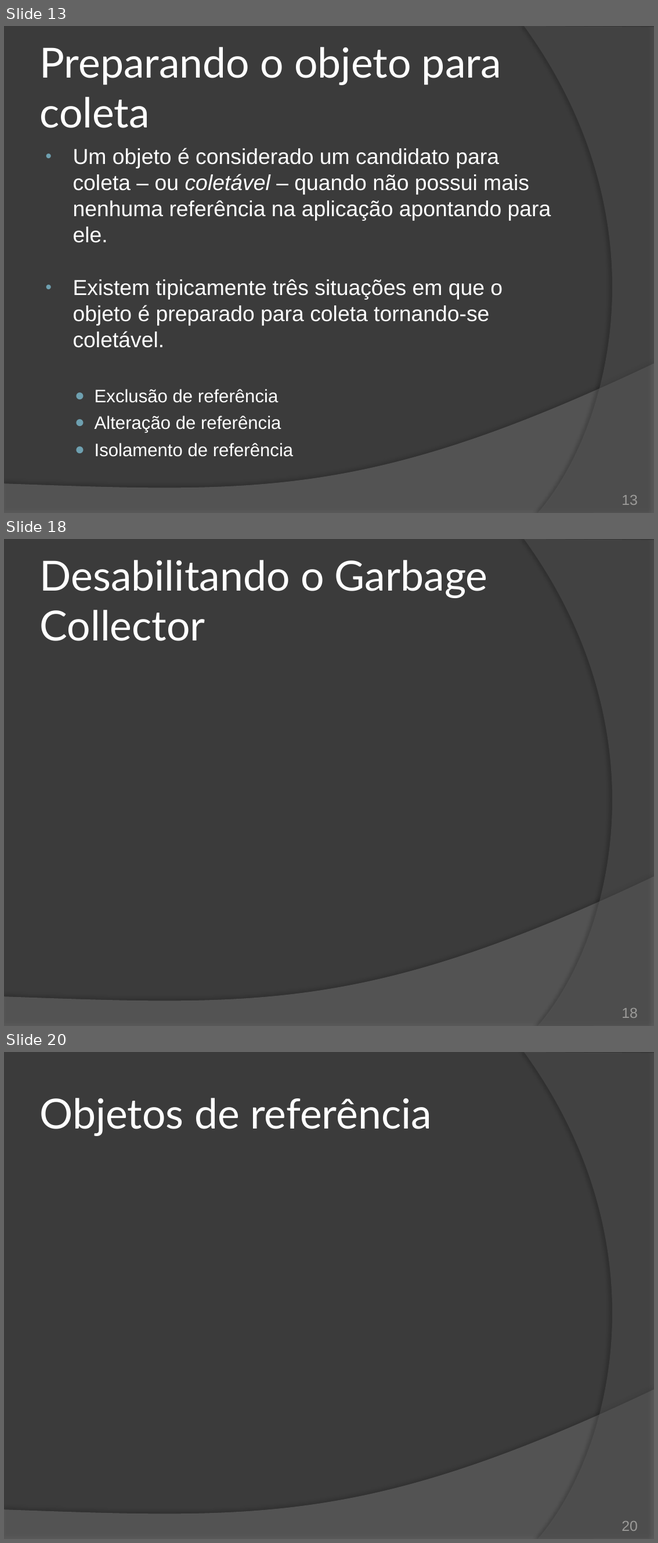
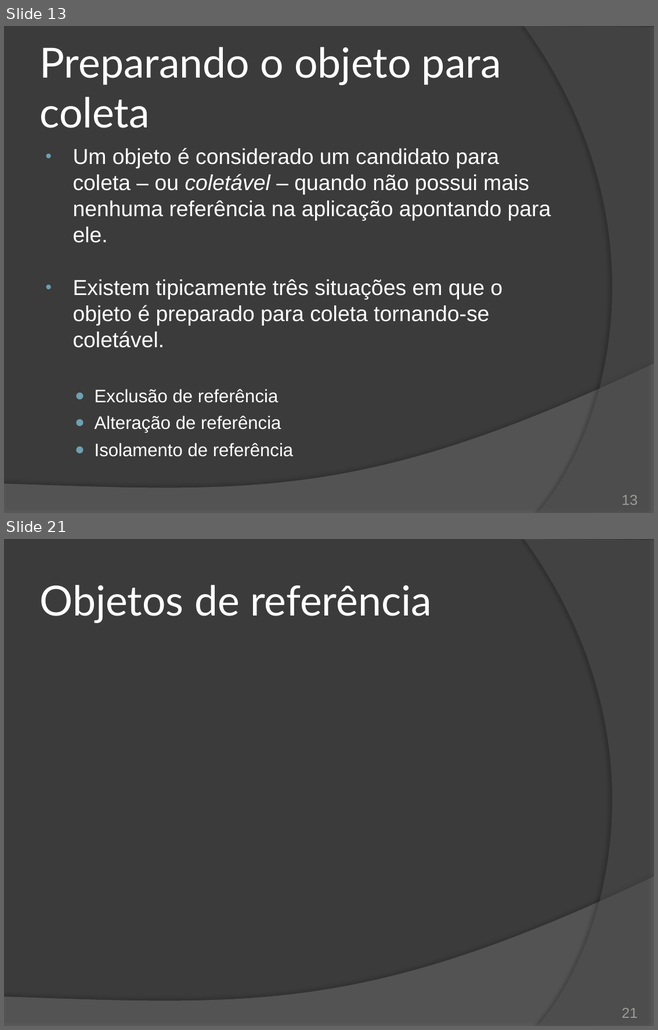
Before and after one commit to duchesqui/slzvieira-training, a slide deck: 2-Java-Programmer-Modulo-II/11.Capitulo05.pptx. Shown one above the other, each under a label of ours: slides 13, 18 and 20 before the commit, slides 13 and 21 after it; the slides between them are not shown. The pictures are 658x1543 and 658x1030 pixels, drawn with LibreOffice and Linux fonts; fonts in the diff are those of the drawing. Boxes give left, top, right and bottom in pixels: in the first picture for what was removed or moved away, otherwise in the second. Text is boxed around its words. In the diff, an @@ line names an element or a change of style, - is before the commit and + after.

Commit message:
Novos slides sobre o Garbage Collector

```diff
--- a/2-Java-Programmer-Modulo-II/11.Capitulo05.pptx
+++ b/2-Java-Programmer-Modulo-II/11.Capitulo05.pptx
@@ slide 18 removed at (4, 539, 654, 1026), background #3B3B3B; not listed: 2 template elements that a slide beside it also shows @@
@@ title removed at (40, 560, 488, 641) @@
-Desabilitando o Garbage Collector
@@ page number removed at (621, 1008, 637, 1018) @@
-18
@@ what was slide 20 is now slide 21 @@
@@ page number at (621, 1008, 637, 1018): text changed @@
-20
+21
```
Also in this commit, not shown: 7 slides changed, 2 slides added.
